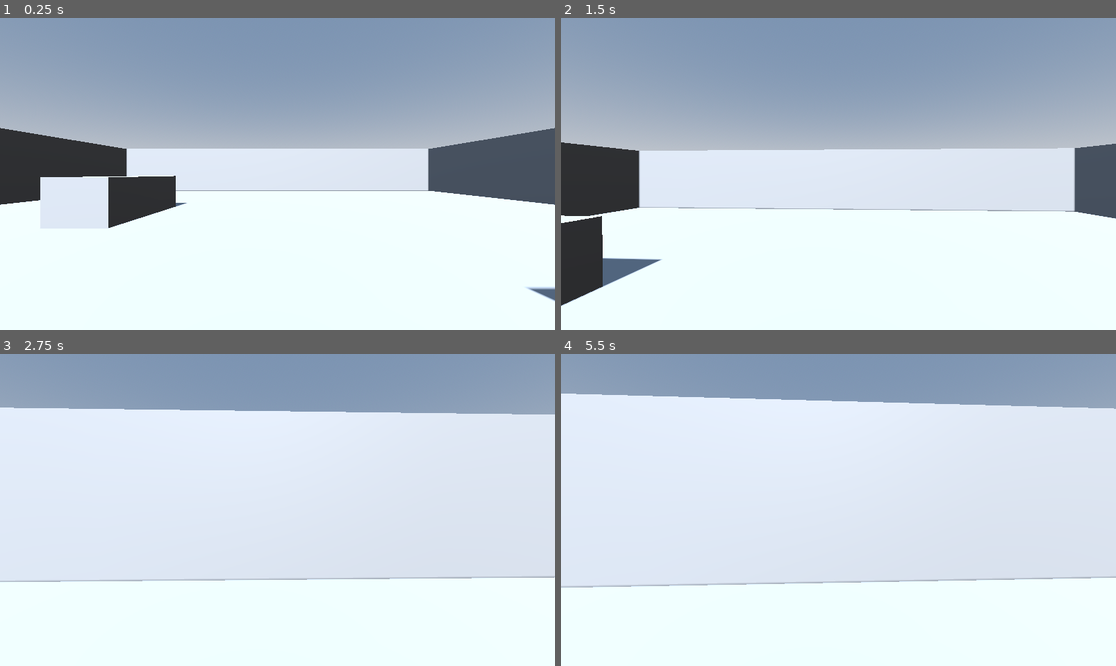
Above: before the commit, frames 1-4 (two rows, left to right).
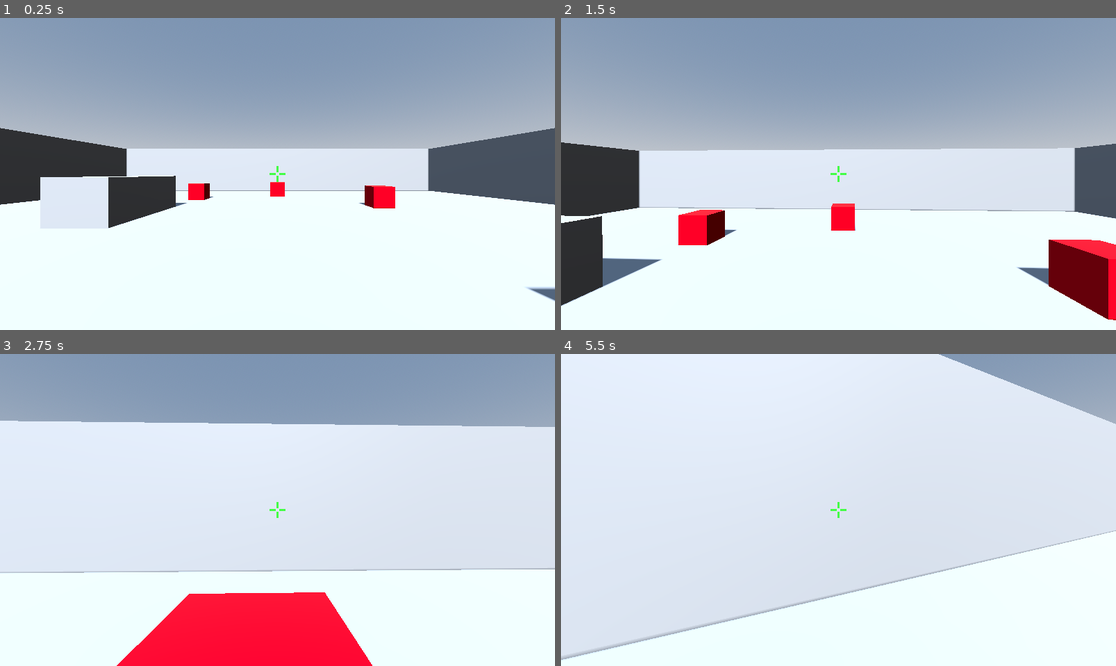
Above: after the commit, the same moments.

Repository: yarlson/hollows
Game: Godot game, scene res://scenes/levels/arena.tscn
Two runs of this game, one before a commit and one after it. Both use one fixed random seed, a clock stepped at 60 frames per second and the inputs below.
Inputs (mouse positions are in pixels of both pictures, inside the frame that each line leads up to):
- Up to frame 1 (0.25 s): no input
- Up to frame 2 (1.5 s): tap Enter at 0.5 s; move the mouse to (866, 174) at 0.52 s; press the mouse at (866, 174) at 0.53 s; hold W (move_forward) from 0.53 s (still down); tap Space (jump) at 0.77 s; move the mouse to (810, 174) at 1.27 s; release the mouse at (810, 174) at 1.28 s; click (810, 174) at 1.35 s
- Up to frame 3 (2.75 s): keep holding W (move_forward); tap Space (jump) at 1.52 s; move the mouse to (288, 503) at 2.02 s; press the mouse at (288, 503) at 2.03 s
- Up to frame 4 (5.5 s): move the mouse to (832, 516) at 2.77 s; release the mouse at (832, 516) at 2.78 s; click (832, 516) at 2.85 s; tap Space (jump) at 3.02, 3.77, 4.25, 4.52 s; move the mouse to (877, 513) at 3.52 s; press the mouse at (877, 513) at 3.53 s; tap Escape (ui_cancel) at 4.15 s; move the mouse to (672, 463) at 4.27 s; release W (move_forward) at 4.28 s; release the mouse at (672, 463) at 4.28 s; hold A (move_left) 4.28-5.03 s; click (672, 463) at 4.35 s; move the mouse to (866, 510) at 5.02 s; press the mouse at (866, 510) at 5.03 s; hold S (move_back) from 5.03 s (still down)

The runs differ from the first frame. In frame 1, 0.8% of the frame differs, in the area x 33-72%, y 47-62%; in frame 2, 4.0%; in frame 3, 15%; in frame 4, 22%, in the area x 0-100%, y 0-98%.

Commit message:
Add shooting mechanic with destructible target system
Implements raycast-based shooting with damage system, creates target entities with health and hit feedback, adds crosshair UI, and improves mouse capture handling for better player experience.

Diff:
--- a/scenes/levels/arena.tscn
+++ b/scenes/levels/arena.tscn
@@ -1,6 +1,7 @@
-[gd_scene load_steps=5 format=3]
+[gd_scene load_steps=6 format=3]
 
 [ext_resource type="PackedScene" path="res://scenes/player/player.tscn" id="1_player"]
+[ext_resource type="PackedScene" path="res://scenes/levels/target.tscn" id="2_target"]
 
 [sub_resource type="ProceduralSkyMaterial" id="ProceduralSkyMaterial_1"]
 
@@ -83,3 +84,12 @@
 
 [node name="Player" parent="." instance=ExtResource("1_player")]
 transform = Transform3D(1, 0, 0, 0, 1, 0, 0, 0, 1, 0, 0, 5)
+
+[node name="Target1" parent="." instance=ExtResource("2_target")]
+transform = Transform3D(1, 0, 0, 0, 1, 0, 0, 0, 1, 5, 0.5, -5)
+
+[node name="Target2" parent="." instance=ExtResource("2_target")]
+transform = Transform3D(1, 0, 0, 0, 1, 0, 0, 0, 1, -5, 0.5, -8)
+
+[node name="Target3" parent="." instance=ExtResource("2_target")]
+transform = Transform3D(1, 0, 0, 0, 1, 0, 0, 0, 1, 0, 0.5, -10)
--- /dev/null
+++ b/scenes/levels/target.gd
@@ -0,0 +1,22 @@
+extends StaticBody3D
+
+var _health: int = 30
+
+@onready var _mesh: MeshInstance3D = $MeshInstance3D
+
+
+func _ready() -> void:
+	_mesh.set_surface_override_material(0, _mesh.get_surface_override_material(0).duplicate())
+
+
+func take_damage(amount: int) -> void:
+	_health -= amount
+	var mat: StandardMaterial3D = _mesh.get_surface_override_material(0)
+	mat.albedo_color = Color.WHITE
+	await get_tree().create_timer(0.1).timeout
+	if not is_instance_valid(self):
+		return
+	if _health <= 0:
+		queue_free()
+	else:
+		mat.albedo_color = Color.RED
--- /dev/null
+++ b/scenes/levels/target.tscn
@@ -0,0 +1,22 @@
+[gd_scene load_steps=5 format=3]
+
+[ext_resource type="Script" path="res://scenes/levels/target.gd" id="1_script"]
+
+[sub_resource type="BoxShape3D" id="BoxShape3D_1"]
+
+[sub_resource type="BoxMesh" id="BoxMesh_1"]
+
+[sub_resource type="StandardMaterial3D" id="StandardMaterial3D_1"]
+albedo_color = Color(0.8, 0.1, 0.1, 1)
+
+[node name="Target" type="StaticBody3D"]
+collision_layer = 4
+collision_mask = 0
+script = ExtResource("1_script")
+
+[node name="CollisionShape3D" type="CollisionShape3D" parent="."]
+shape = SubResource("BoxShape3D_1")
+
+[node name="MeshInstance3D" type="MeshInstance3D" parent="."]
+mesh = SubResource("BoxMesh_1")
+surface_material_override/0 = SubResource("StandardMaterial3D_1")
--- a/scenes/player/player.gd
+++ b/scenes/player/player.gd
@@ -7,6 +7,7 @@
 const JUMP_VELOCITY: float = 4.5
 const ACCELERATION: float = 10.0
 const FRICTION: float = 10.0
+const DAMAGE: int = 10
 const DEGREES_PER_UNIT: float = 0.001
 
 @export_range(1, 100, 1) var mouse_sensitivity: int = 50
@@ -14,6 +15,7 @@
 var _health: int = 100
 var _max_health: int = 100
 var _gravity: float = ProjectSettings.get_setting("physics/3d/default_gravity")
+var _mouse_captured: bool = true
 
 @onready var _head: Node3D = $Head
 @onready var _camera: Camera3D = $Head/Camera3D
@@ -22,20 +24,34 @@
 
 func _ready() -> void:
 	Input.mouse_mode = Input.MOUSE_MODE_CAPTURED
+	_raycast.enabled = true
+
+
+func _notification(what: int) -> void:
+	if what == NOTIFICATION_WM_WINDOW_FOCUS_IN:
+		if _mouse_captured:
+			Input.mouse_mode = Input.MOUSE_MODE_CAPTURED
 
 
 func _unhandled_input(event: InputEvent) -> void:
+	if Input.mouse_mode != Input.MOUSE_MODE_CAPTURED:
+		if event is InputEventMouseButton and event.pressed:
+			Input.mouse_mode = Input.MOUSE_MODE_CAPTURED
+			_mouse_captured = true
+		return
+
 	if event is InputEventMouseMotion:
 		var motion: Vector2 = event.screen_relative * mouse_sensitivity * DEGREES_PER_UNIT
 		rotate_y(-deg_to_rad(motion.x))
 		_head.rotate_x(-deg_to_rad(motion.y))
 		_head.rotation.x = clampf(_head.rotation.x, deg_to_rad(-89.0), deg_to_rad(89.0))
 
+	if event.is_action_pressed(&"shoot"):
+		_shoot()
+
 	if event.is_action_pressed(&"ui_cancel"):
-		if Input.mouse_mode == Input.MOUSE_MODE_CAPTURED:
-			Input.mouse_mode = Input.MOUSE_MODE_VISIBLE
-		else:
-			Input.mouse_mode = Input.MOUSE_MODE_CAPTURED
+		Input.mouse_mode = Input.MOUSE_MODE_VISIBLE
+		_mouse_captured = false
 
 
 func _physics_process(delta: float) -> void:
@@ -56,3 +72,11 @@
 		velocity.z = lerpf(velocity.z, 0.0, FRICTION * delta)
 
 	move_and_slide()
+
+
+func _shoot() -> void:
+	_raycast.force_raycast_update()
+	if _raycast.is_colliding():
+		var collider := _raycast.get_collider()
+		if collider.has_method(&"take_damage"):
+			collider.take_damage(DAMAGE)
--- a/scenes/player/player.tscn
+++ b/scenes/player/player.tscn
@@ -24,3 +24,43 @@
 enabled = false
 target_position = Vector3(0, 0, -50)
 collision_mask = 5
+
+[node name="Crosshair" type="Control" parent="."]
+anchors_preset = 8
+anchor_left = 0.5
+anchor_top = 0.5
+anchor_right = 0.5
+anchor_bottom = 0.5
+offset_left = -16.0
+offset_top = -16.0
+offset_right = 16.0
+offset_bottom = 16.0
+grow_horizontal = 2
+grow_vertical = 2
+mouse_filter = 2
+
+[node name="Top" type="ColorRect" parent="Crosshair"]
+offset_left = 14.0
+offset_right = 18.0
+offset_bottom = 12.0
+color = Color(0.2, 1, 0.2, 0.9)
+
+[node name="Bottom" type="ColorRect" parent="Crosshair"]
+offset_left = 14.0
+offset_top = 20.0
+offset_right = 18.0
+offset_bottom = 32.0
+color = Color(0.2, 1, 0.2, 0.9)
+
+[node name="Left" type="ColorRect" parent="Crosshair"]
+offset_top = 14.0
+offset_right = 12.0
+offset_bottom = 18.0
+color = Color(0.2, 1, 0.2, 0.9)
+
+[node name="Right" type="ColorRect" parent="Crosshair"]
+offset_left = 20.0
+offset_top = 14.0
+offset_right = 32.0
+offset_bottom = 18.0
+color = Color(0.2, 1, 0.2, 0.9)
